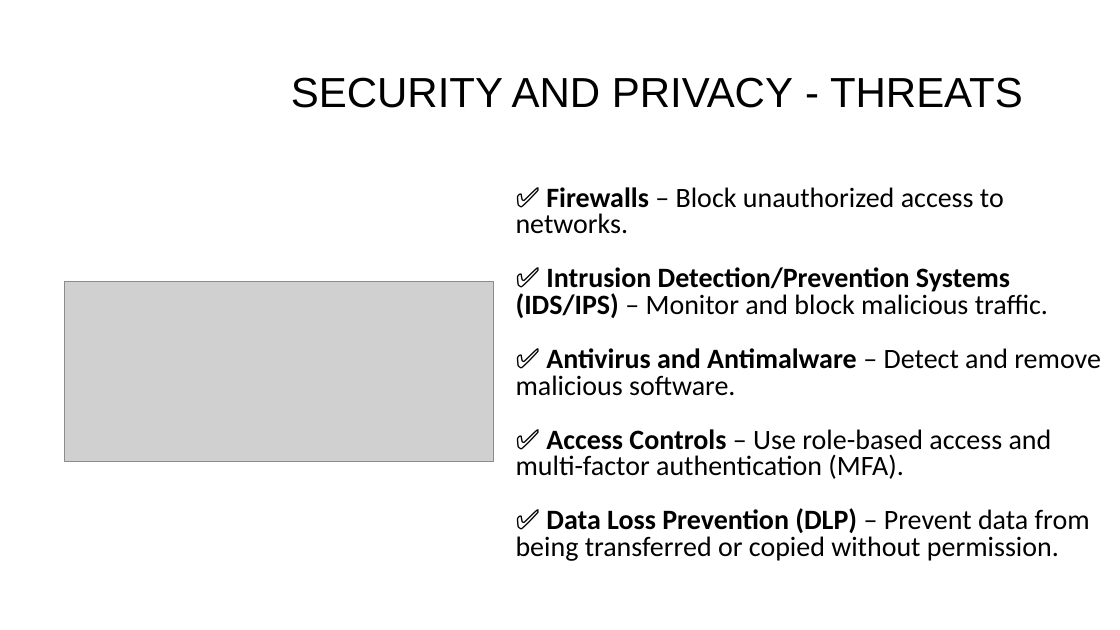
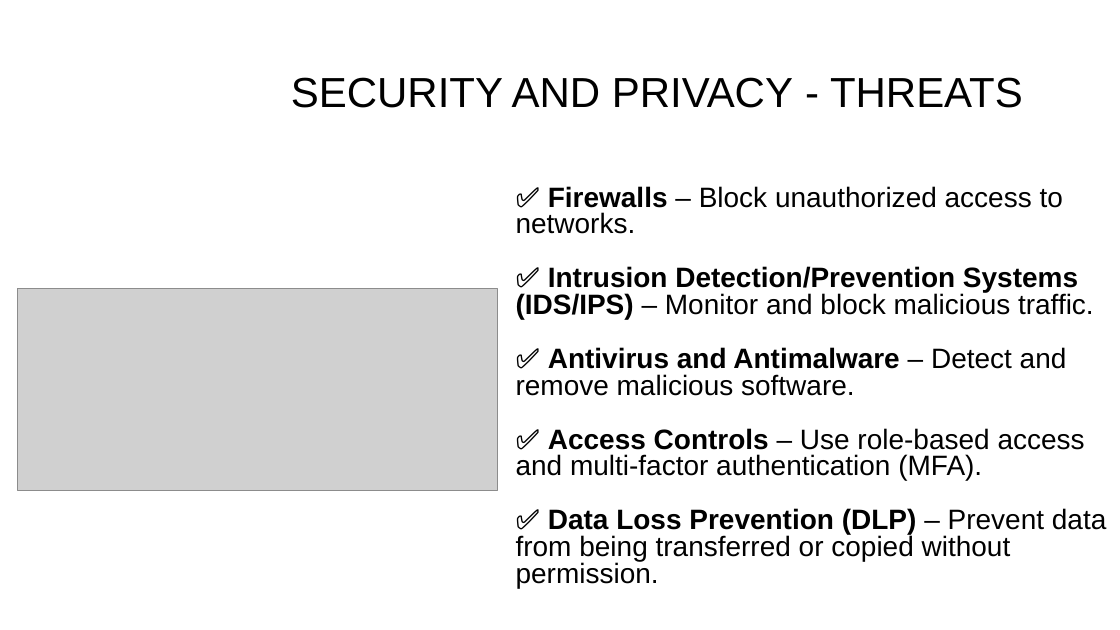
Before and after one commit to dinoDuvnjak/CTK, a slide deck: slide 12 of SHIFT4IT/security-and-privacy/security-and-privacy.pptx (slide 8 before the commit). Drawn at 1120x630 pixels with LibreOffice and Linux fonts; fonts in the diff are those of the drawing; grey boxes stand for pictures; background and template pictures are left out. Boxes give left, top, right and bottom in pixels: in the first picture for what was removed or moved away, otherwise in the second. Text is boxed around its words. In the diff, an @@ line names an element or a change of style, - is before the commit and + after.

```diff
--- a/SHIFT4IT/security-and-privacy/security-and-privacy.pptx
+++ b/SHIFT4IT/security-and-privacy/security-and-privacy.pptx
@@ text "✅ Firewalls – Block unauthorized ..." at bbox=[516, 186, 1106, 588]: font Calibri to Arial @@
@@ picture: place and size @@
-picture at bbox=[64, 281, 493, 462]
+picture at bbox=[18, 288, 497, 490]
```
Also in this commit, not shown: 7 other slides changed, 6 slides added, 2 other files.
